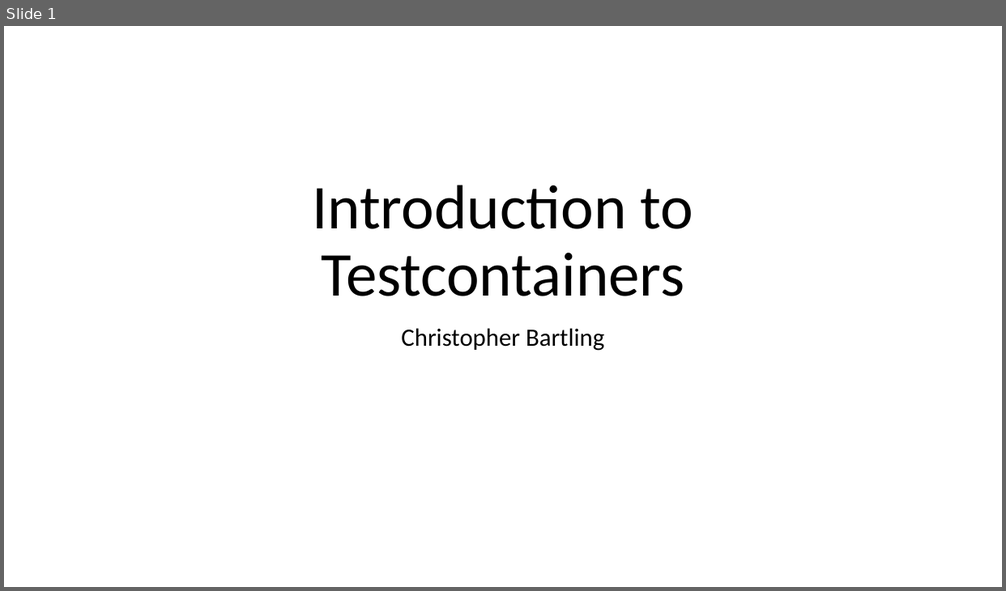
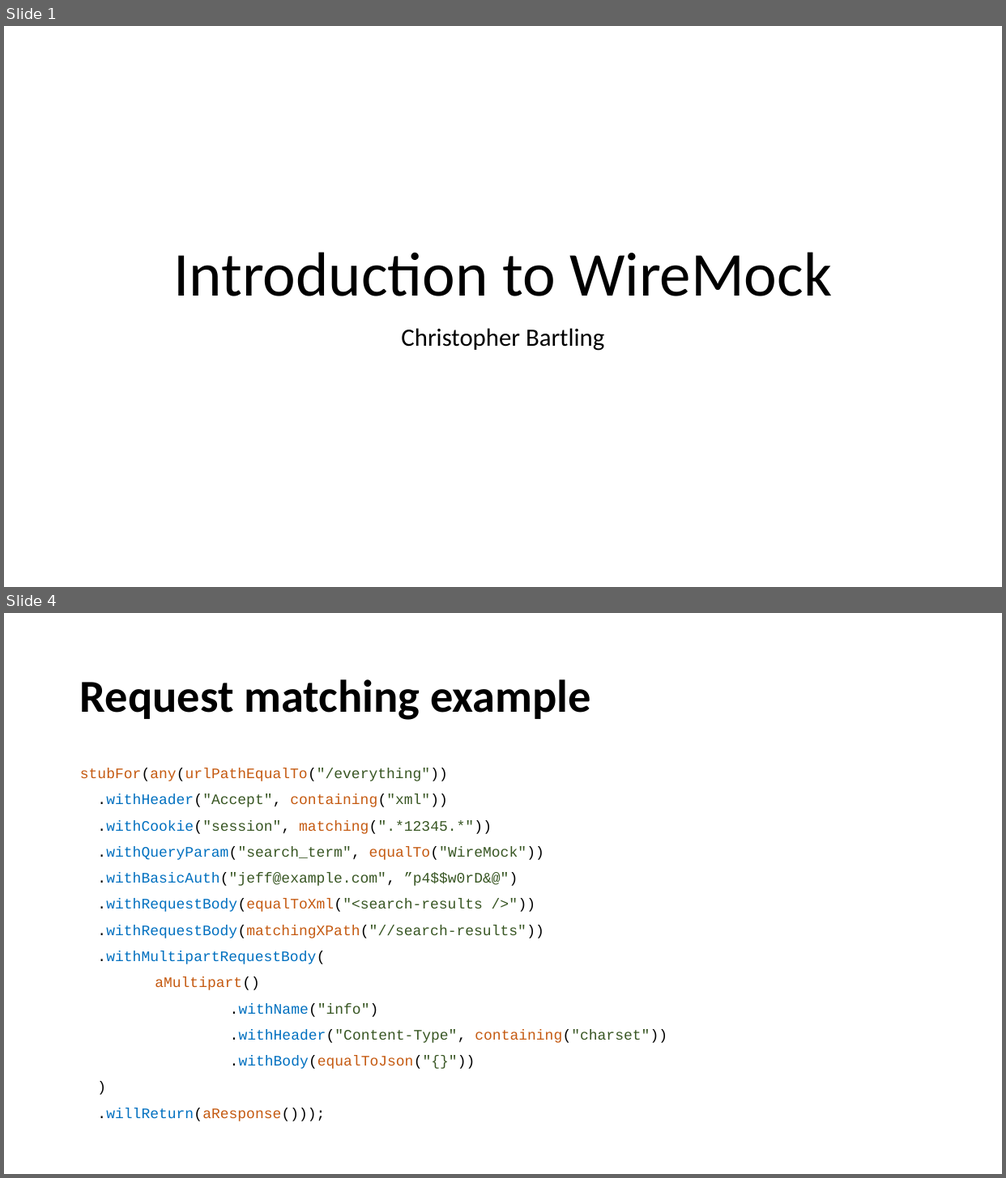
Before and after one commit to cebartling/test-driven, a slide deck: presentations/Introduction to WireMock.pptx. Shown one above the other, each under a label of ours: slide 1 before the commit, slides 1 and 4 after it; the slides between them are not shown. The pictures are 1006x591 and 1006x1178 pixels, drawn with LibreOffice and Linux fonts; fonts in the diff are those of the drawing. Boxes give left, top, right and bottom in pixels: in the first picture for what was removed or moved away, otherwise in the second. Text is boxed around its words. In the diff, an @@ line names an element or a change of style, - is before the commit and + after.

Commit message:
WireMock presentation updates

```diff
--- a/presentations/Introduction to WireMock.pptx
+++ b/presentations/Introduction to WireMock.pptx
@@ slide 4 added at (4, 613, 1002, 1174), background #FFFFFF @@
@@ title added at (80, 679, 591, 720), 44 pt, text #000000, bold @@
+Request matching example
@@ text added at (80, 769, 667, 1122), 14 pt, text #385723 @@
+stubFor(any(urlPathEqualTo("/everything"))
+.withHeader("Accept", containing("xml"))
+.withCookie("session", matching(".*12345.*"))
+.withQueryParam("search_term", equalTo("WireMock"))
+.withBasicAuth("jeff@example.com", ”p4$$w0rD&@")
+.withRequestBody(equalToXml("<search-results />"))
+.withRequestBody(matchingXPath("//search-results"))
+.withMultipartRequestBody(
+aMultipart()
+.withName("info")
+.withHeader("Content-Type", containing("charset"))
+.withBody(equalToJson("{}"))
+)
+.willReturn(aResponse()));
@@ slide 1 changed as well @@
@@ title at (173, 252, 832, 297): text changed @@
-Introduction to Testcontainers
+Introduction to WireMock
```
Also in this commit, not shown: 3 other slides changed, 2 other slides added, 5 slides removed.
